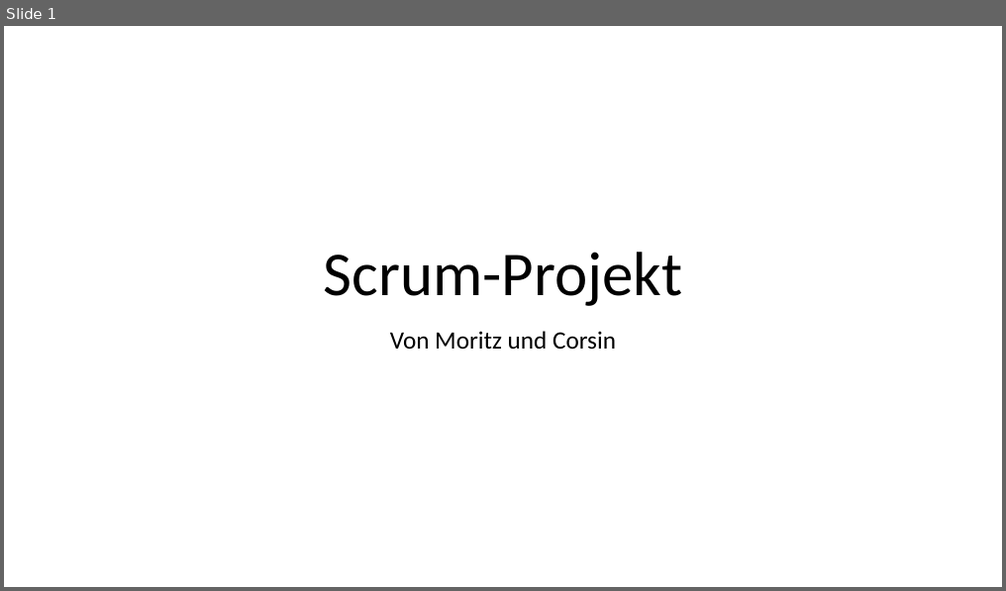
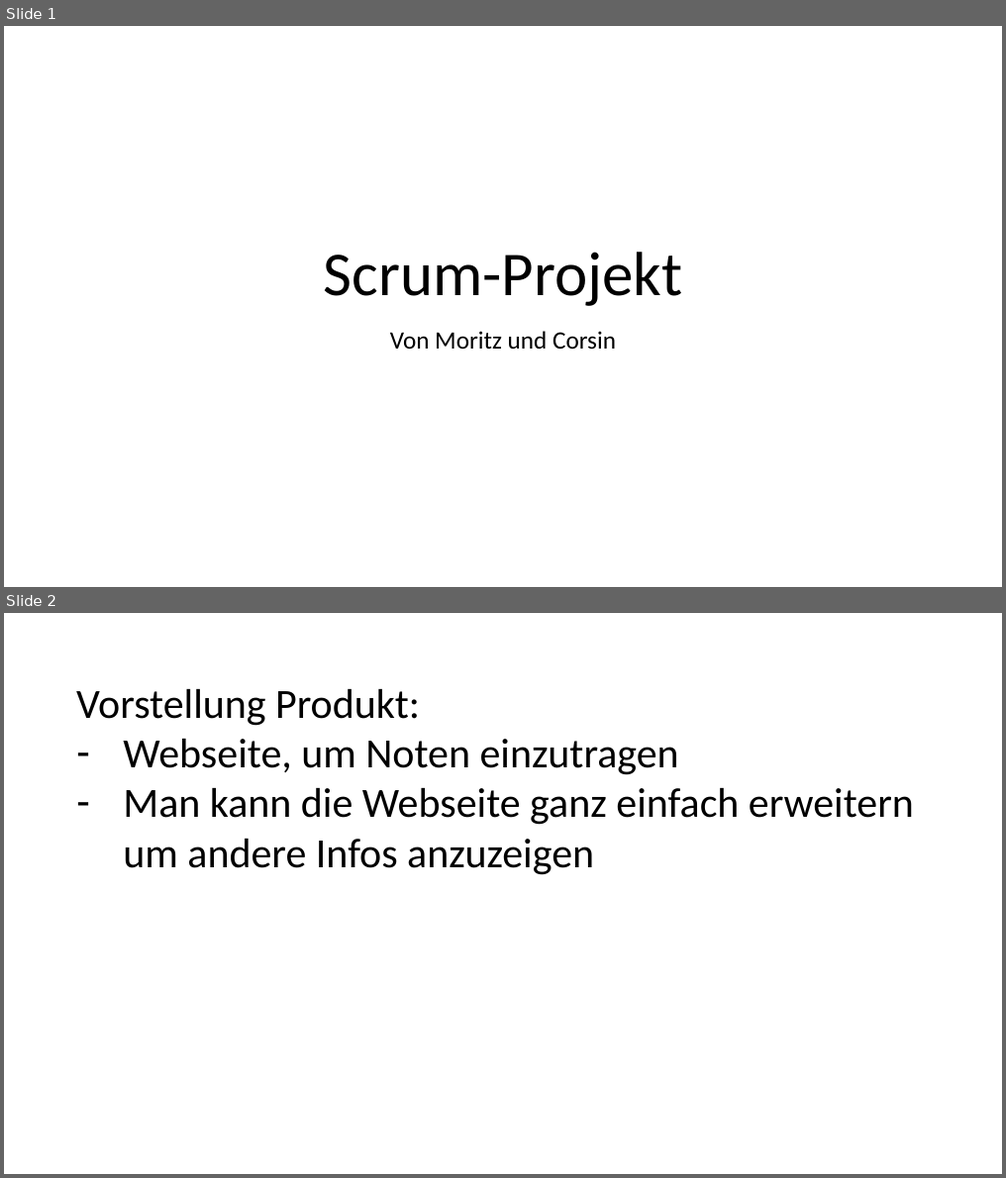
Before and after one commit to m0ritzmac/schule_website, a slide deck: Präsentation Scrum-Projekt.pptx. Shown one above the other, each under a label of ours: slide 1 before the commit, slides 1 and 2 after it. The pictures are 1006x591 and 1006x1178 pixels, drawn with LibreOffice and Linux fonts; fonts in the diff are those of the drawing. Boxes give left, top, right and bottom in pixels: in the first picture for what was removed or moved away, otherwise in the second. Text is boxed around its words. In the diff, an @@ line names an element or a change of style, - is before the commit and + after.

```diff
--- a/Präsentation Scrum-Projekt.pptx
+++ b/Präsentation Scrum-Projekt.pptx
@@ slide 2 added at [4,613,1002,1174], background #FFFFFF @@
@@ text added at [76,689,914,875], 40 pt, text #000000 @@
+Vorstellung Produkt:
+– Webseite, um Noten einzutragen
+– Man kann die Webseite ganz einfach erweitern um andere Infos anzuzeigen
```
Also in this commit, not shown: 4 other slides added, 3 slides removed, 1 other file.
